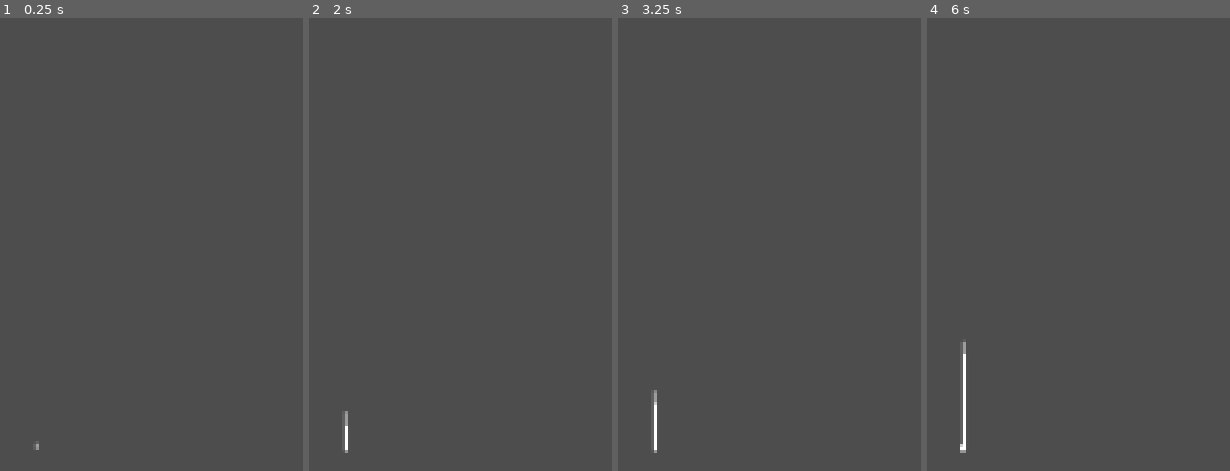
Above: before the commit, frames 1-4 (left to right).
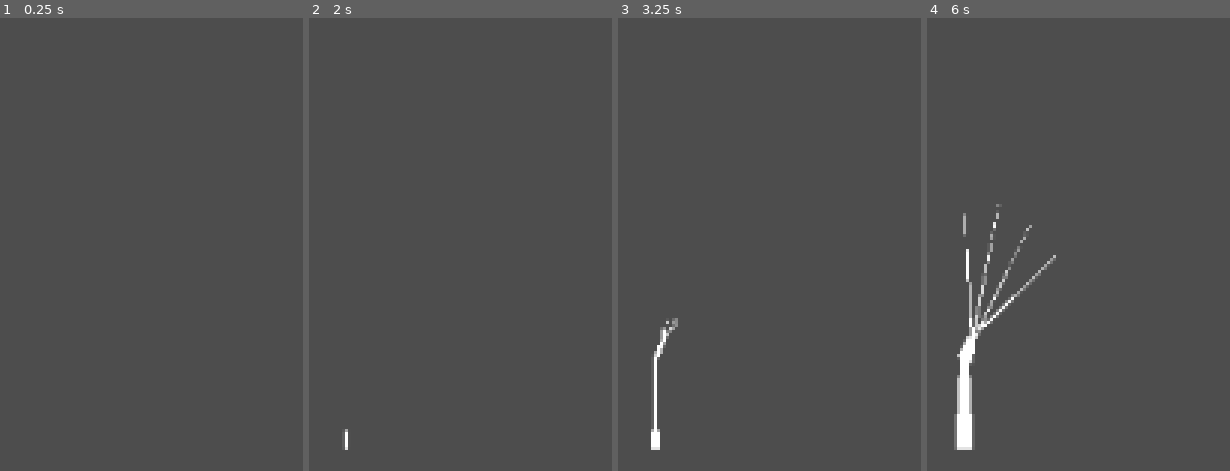
Above: after the commit, the same moments.

Repository: Coranath/TreeIdle
Game: Godot game, scene res://Main.tscn
Same seed, same stepped clock (60 frames per second), same inputs: the game is played once before the commit and once after it.
Inputs:
- Up to frame 1 (0.25 s): no input
- Up to frame 2 (2 s): tap Enter at 0.5 s; tap Space at 1.25 s
- Up to frame 3 (3.25 s): tap Enter at 2 s; tap Space at 2.75 s
- Up to frame 4 (6 s): tap Enter at 3.5 s; tap Space at 4.25 s

The runs differ from the first frame. In frame 1, less than 0.1% of the frame differs, in the area x 11-13%, y 94-96%; in frame 2, less than 0.1%; in frame 3, 0.4%; in frame 4, 2.2%, in the area x 8-43%, y 41-97%.

Commit message:
added all files

Diff:
--- a/globals.gd
+++ b/globals.gd
@@ -2,14 +2,14 @@
 
 const NewBranchMinAngle = 60
 const NewBranchMaxAngle = 120
-const TotalBranchChance = 1000
-const SingleBranchChance = 990 # Out of 1000
-const DoubleBranchChance = 1000
-const TripleBranchChance = 1000
+const TotalBranchChance = 10000
+const SingleBranchChance = 9990 # Out of 1000
+const DoubleBranchChance = 9995
+const TripleBranchChance = 10000
 # Confusing as this looks, check sprout function in root, to see how it works.
 const MaxNumberOfBranches = 200
 
-const GrowDelay = 0.1
+const GrowDelay = 0.05
 
 const MaxWidth = Vector2(40,40)
 const WidthGrowth = Vector2(0.25, 0.25)
--- a/project.godot
+++ b/project.godot
@@ -20,6 +20,10 @@
 Globals="*res://globals.gd"
 DebugMenu="*res://addons/debug_menu/debug_menu.tscn"
 
+[editor]
+
+movie_writer/movie_file="C:/Users/ASRock_PC/Documents/treeidle/Movie.avi"
+
 [editor_plugins]
 
 enabled=PackedStringArray("res://addons/debug_menu/plugin.cfg")
--- a/tree.gd
+++ b/tree.gd
@@ -1,20 +1,92 @@
 extends Node2D
 
-var root = preload("res://branch.tscn")
-var counter = 0
+#var root = preload("res://branch.tscn")
+var branches = []
+var oldGrowth = []
+
+
+class Branch extends Node2D:
+	var root: Vector2
+	var length = 1
+	var line: Line2D
+	var angle
+	var growing = true
+	var sproutLikelihood = 0
+	var width = 0.1
+
+	func initialize(root: Vector2, angle = -PI/2):
+		self.root = root
+		self.angle = angle
+		self.line = Line2D.new()
+		line.add_point(root)
+
+		line.width_curve = Curve.new()
+		line.width_curve.add_point(Vector2(0,0))
+		line.width_curve.add_point(Vector2(1000,0))
+		line.width_curve.set_point_right_tangent(0,-1)
+
+
+	func grow():
+		if self.growing:
+			self.length += 1
+			if len(line.points) > 1:
+				line.remove_point(1)
+			line.add_point(self.root + Vector2.RIGHT.rotated(angle)*self.length)
+			self.sproutLikelihood += 1
+		self.width += 0.0005
+		line.width_curve.set_point_value(0, width)
+		line.width_curve.set_point_value(1, width/4)
+
+	func increase_girth():
+		self.width += 0.01
+		line.width_curve.set_point_value(0, width)
+		line.width_curve.set_point_value(1, move_toward(line.width_curve.get_point_position(1).y, line.width_curve.get_point_position(0).y, 0.005))
+#END OF BRANCH CLASS
 
 # Called when the node enters the scene tree for the first time.
 func _ready() -> void:
-		var r = root.instantiate()
-		r.position = Vector2(550, 600)
-		add_child(r)
+	var branch = Branch.new()
+	branch.initialize(Vector2(550, 600))
+	add_child(branch.line)
+	branches.push_back(branch)
 
-func _process(delta: float) -> void:
-	if Globals.growth == true:
-		if get_tree().get_node_count_in_group("branches") >= Globals.MaxNumberOfBranches:
-			Globals.growth = false
-		#if counter < Globals.GrowDelay:
-			#counter += 1
-		#else:
-			#get_tree().call_group("branches", "_on_grow")
-			#counter = 0
+	var growTimer = Timer.new()
+	growTimer.wait_time = Globals.GrowDelay
+	growTimer.timeout.connect(_on_growTimer_timeout)
+	add_child(growTimer)
+	growTimer.start()
+
+	return
+
+func _on_growTimer_timeout() -> void:
+	if len(branches) <= Globals.MaxNumberOfBranches:
+		for branch in branches:
+			var chance = randi_range(0,Globals.TotalBranchChance) # Chance for ranches to sprout
+			match chance:
+				_ when chance < Globals.SingleBranchChance - branch.sproutLikelihood:
+					branch.grow()
+				_ when Globals.SingleBranchChance - branch.sproutLikelihood <= chance and chance < Globals.DoubleBranchChance + branch.sproutLikelihood:
+					print("sprouting 2")
+					new_branch(2, branch)
+				_ when Globals.DoubleBranchChance <= chance:
+					print("sprouting 3")
+					new_branch(3, branch)
+		for wood in oldGrowth:
+			wood.increase_girth()
+
+	return
+
+func new_branch(number, root) -> void:
+	root.growing = false
+	branches.remove_at(branches.find(root))
+	oldGrowth.push_back(root)
+	for i in number:
+		var branch = Branch.new()
+		branch.angle = root.angle + deg_to_rad(randi_range(-30, 30))
+		branch.root = root.root + Vector2.RIGHT.rotated(root.angle)*root.length
+
+		branch.initialize(branch.root, branch.angle)
+		add_child(branch.line)
+		branches.push_back(branch)
+
+	return
Not shown, changed: .gitignore
